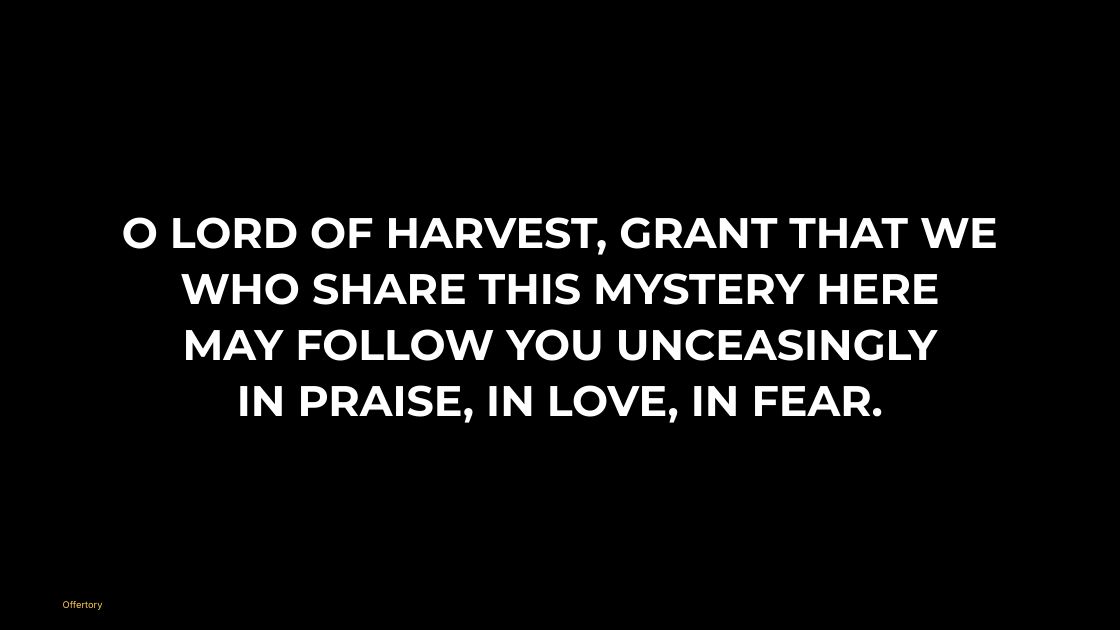
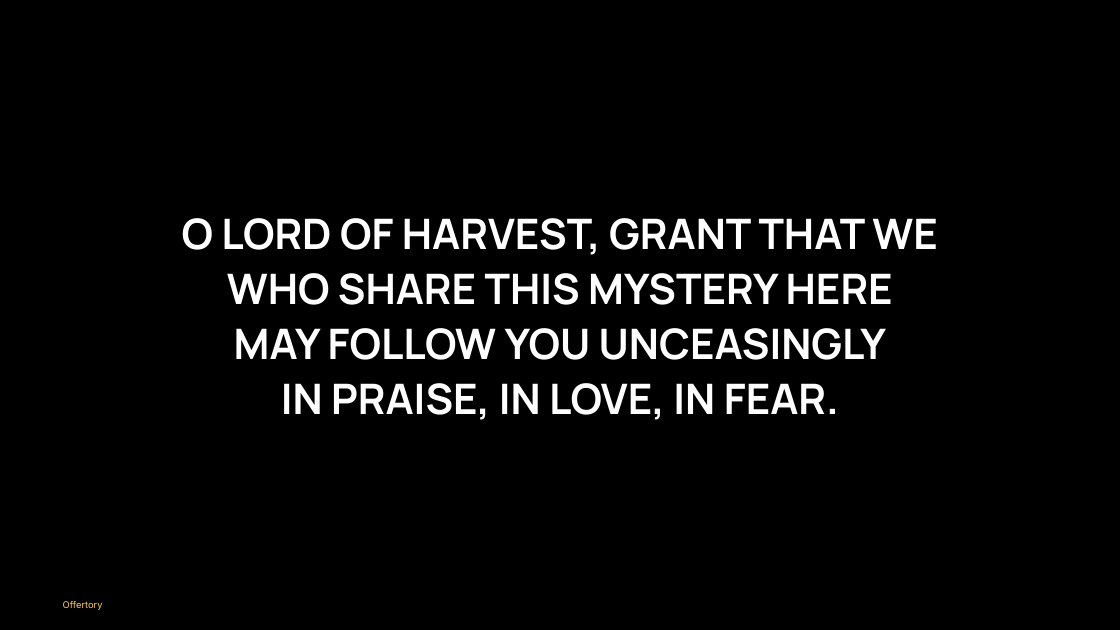
Before and after one commit to divinogabriel9/verbum, a slide deck: slide 42 of outputs/GFCC7Jun2026_OrdinaryTime.pptx (slide 43 before the commit). Drawn at 1120x630 pixels with LibreOffice and Linux fonts; fonts in the diff are those of the drawing. Boxes give left, top, right and bottom in pixels: in the first picture for what was removed or moved away, otherwise in the second. Text is boxed around its words. In the diff, an @@ line names an element or a change of style, - is before the commit and + after.

```diff
--- a/outputs/GFCC7Jun2026_OrdinaryTime.pptx
+++ b/outputs/GFCC7Jun2026_OrdinaryTime.pptx
@@ text "O LORD OF HARVEST, GRANT ..." at [182,218,938,420]: size 55 to 54 pt, font Montserrat to Manrope @@
```
Also in this commit, not shown: 29 other slides changed, 9 slides added, 10 slides removed, 9 other files.
